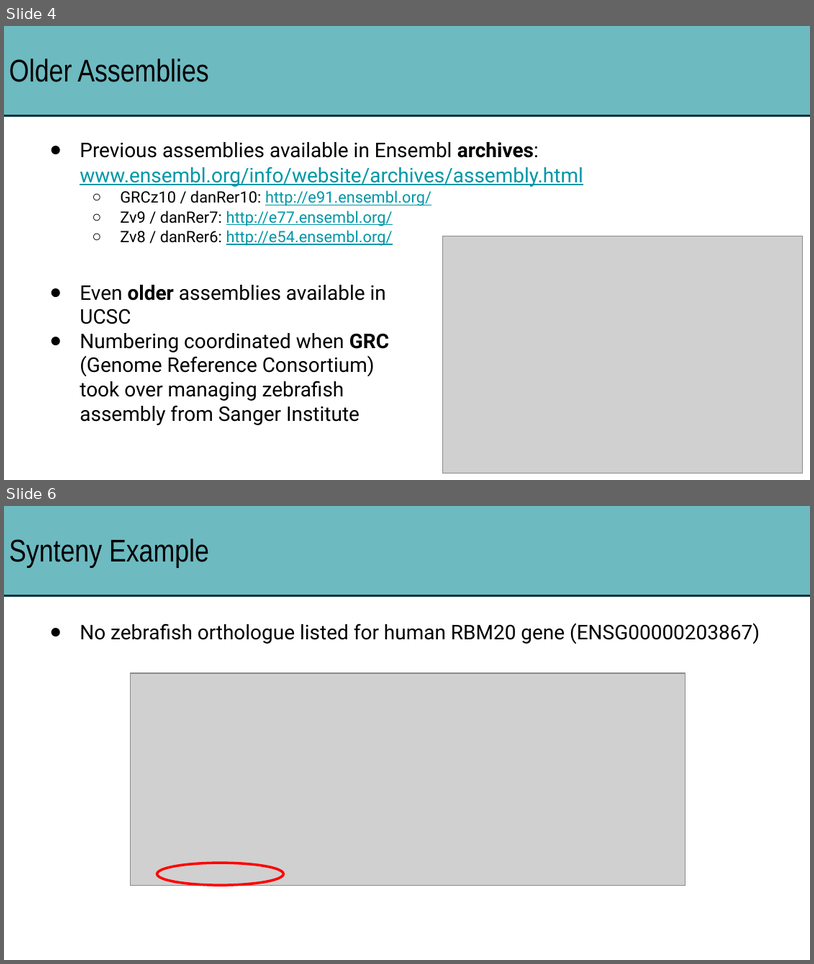
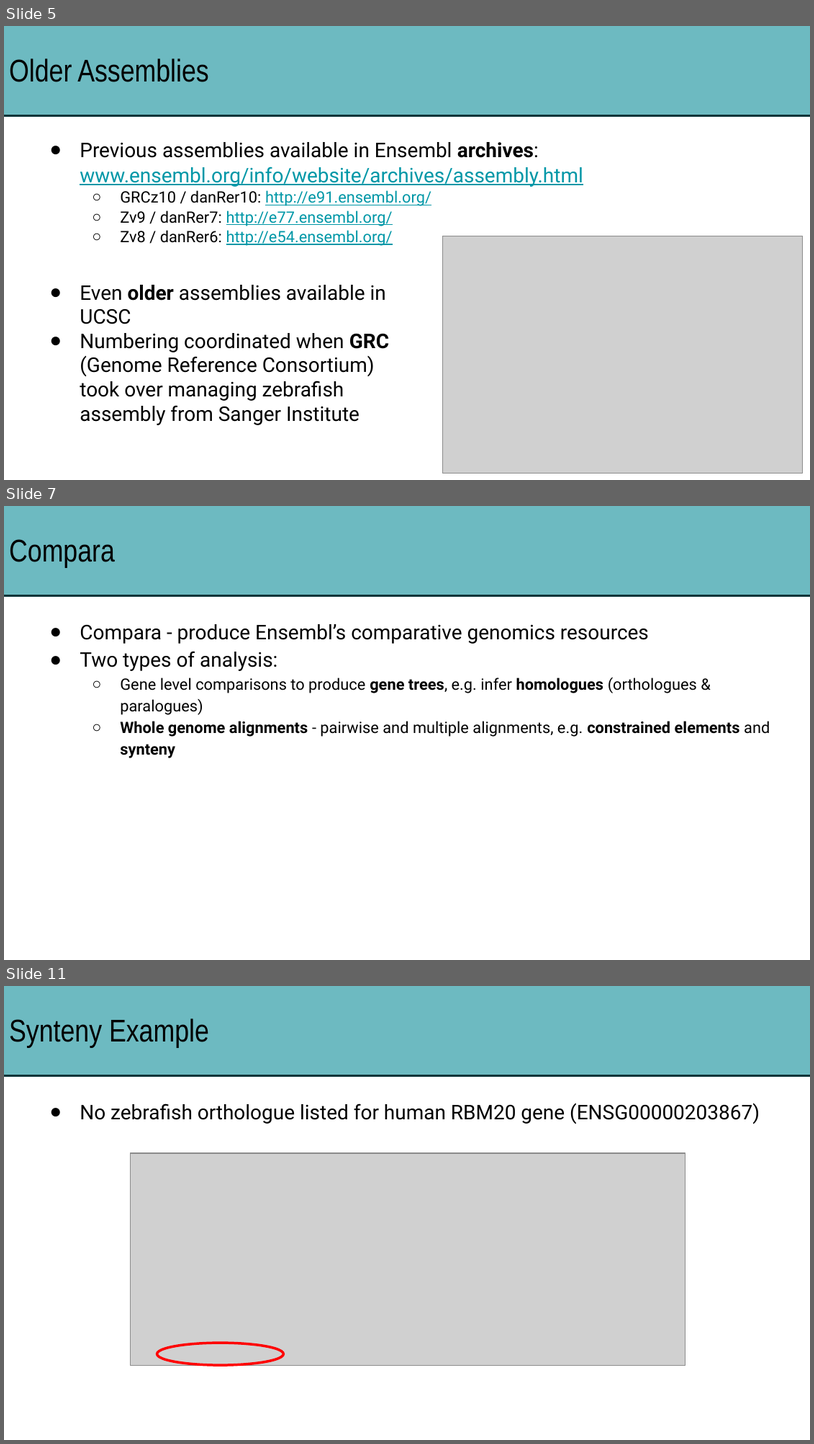
Before and after one commit to iansealy/funcgen2022, a slide deck: downloads/ensembl-extra.pptx. Shown one above the other, each under a label of ours: slides 4 and 6 before the commit, slides 5, 7 and 11 after it; the slides between them are not shown. The pictures are 814x964 and 814x1444 pixels, drawn with LibreOffice and Linux fonts; fonts in the diff are those of the drawing; grey boxes stand for pictures. Boxes give left, top, right and bottom in pixels: in the first picture for what was removed or moved away, otherwise in the second. Text is boxed around its words. In the diff, an @@ line names an element or a change of style, - is before the commit and + after.

```diff
--- a/downloads/ensembl-extra.pptx
+++ b/downloads/ensembl-extra.pptx
@@ slide 7 added at (4, 506, 810, 960), background #FFFFFF @@
@@ title added at (4, 506, 810, 596), fill #6DBAC1, outline #0D3539 1.5 pt, 28 pt, text #000000 @@
+Compara
@@ text added at (80, 624, 770, 758), 14 pt, text #000000 @@
+● Compara - produce Ensembl’s comparative genomics resources
+● Two types of analysis:
+  ○ Gene level comparisons to produce gene trees, e.g. infer homologues (orthologues & paralogues)
+  ○ Whole genome alignments - pairwise and multiple alignments, e.g. constrained elements and synteny
@@ what was slide 4 is now slide 5 @@
@@ what was slide 6 is now slide 11 @@
```
Also in this commit, not shown: 2 slides changed, 4 other slides added, 1 other file.
